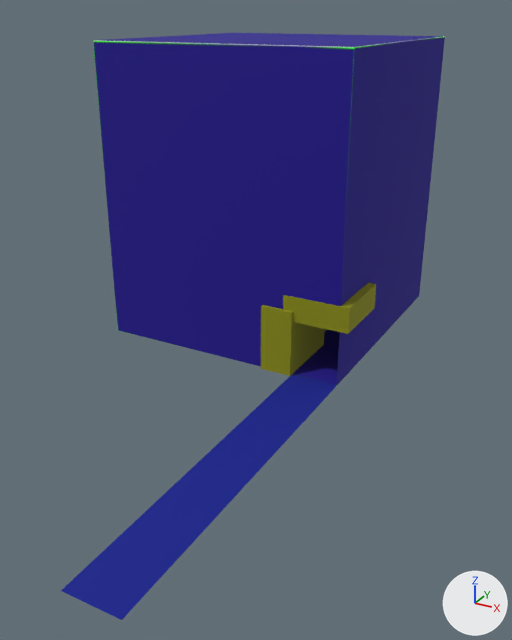
Before and after pictures for a commit that changed the FBX model Game/Assets/modelData/protbackground1.FBX.
Both versions are drawn from a camera (50 mm lens) standing at (4.36, -7.58, 3.17) and looking at (1.6, -2.56, 0.66). Every picture has the same lights, and +X, +Y and +Z are marked at lower right. Where no turn or scale is listed for an object, it has been applied to the vertices.
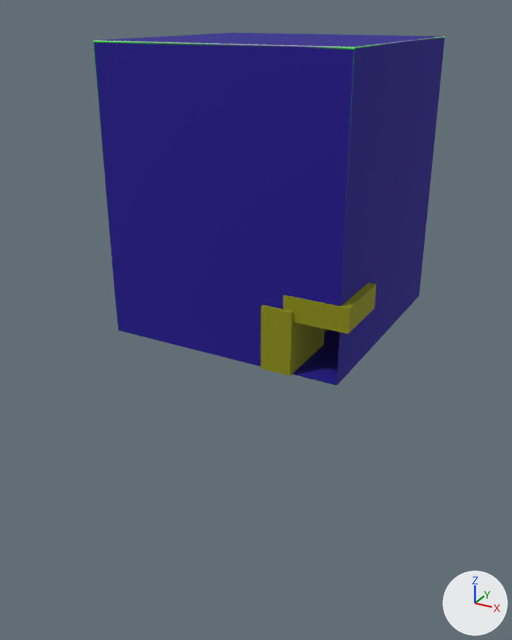
The newer file is also rescaled (x39.37) as a whole; pictures and numbers use the older file's frame.

The change, as a diff of the scene's bpy script:
```diff
--- a/Game/Assets/modelData/protbackground1.FBX.py
+++ b/Game/Assets/modelData/protbackground1.FBX.py
@@ ob_plane001 @@
-ob_plane001 = bpy.data.objects.new('Plane001', me_mesh_008)
-ob_plane001.location = (2.02, -2.89, 0.0)
```

Location of each change, [x1, y1, x2, y2] in pixels of the pictures (512 x 640 px):
'Plane001', deleted (blue): before [61, 375, 336, 620]
